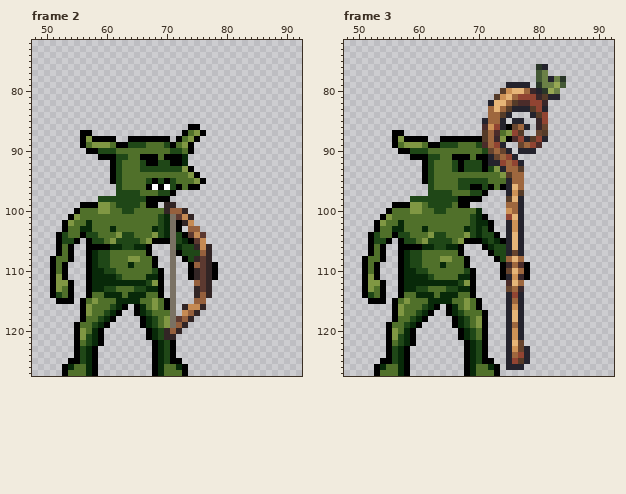
One commit to this pixel-art file: 资源/生物/哥布林/武器/哥布林_武器.aseprite. Above: the version before the commit.
128x128 pixels, 164 frames. Colours within 5 levels of each other are drawn and written as one. Shown: frame 2: x 48..92, y 72..127; frame 3: x 48..92, y 72..127. The commit also changed other frames, which this record leaves out.
New version:
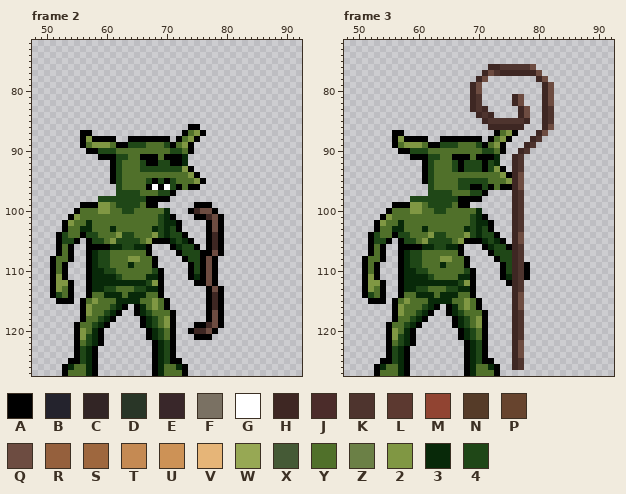
Palette (. is transparent): A #000000  B #24232d  C #322525  D #293627  E #39272a  F #7a7163  G #ffffff  H #3e2723  J #4b2c2a  K #4e342e  L #5c3930  M #914432  N #553b28  P #67442e  Q #6d4c41  R #95603d  S #9e673e  T #c58a53  U #cd9256  V #e6b578  W #97a854  X #455a36  Y #50702a  Z #6b8046  2 #809743  3 #082909  4 #1f4717
What changed:
Changed rows in their new state; - is an unchanged pixel.
Frame 2, layer "Weapon_R_1":
first column x 70:
 99 ..---AAA--
100 3...AHQQA-
101 -A...AAHQA
102 -3-..--AQA
103 -4--..-AQA
104 -4--...AHA
105 -3---..AHA
106 -A---A.AHA
107 -.----AAQA
108 -.---4AQA-
109 -.---4AQ--
110 -.---4AQ--
111 -.---3AQ--
112 -.---AAQA-
113 -.---..AQA
114 -.---..AHA
115 -.---..AHA
116 -.-....AHA
117 -A-...-AQA
118 -A...--AQA
119 -A..-AAHQA
120 YA.-AHHQA-
121 YA---AAA--
Frame 3, layer "Weapon_R_1":
first column x 69:
 76 ---HHKKKKKQ..---
 77 --HQKHHHHHHQ.---
 78 -HQ--------HQ...
 79 HQ----....-.HQ..
 80 HQ---.......HQ.-
 81 HK--...HQ...HQ.-
 82 HK-....HQ...HQ--
 83 HKH.....HQ..HK--
 84 -HKH...-HQ..HK--
 85 --HKKKKKKH-.HK--
 86 --.HHHHHH.-.HQ--
 87 --..A--A.--HQ---
 88 --.AY--...HK.---
 89 --AY2A--.HK.----
 90 ---4YA.-HK.-----
 91 ---A3..HK-------
 92 ---43..HK-------
 93 -----A.HK-------
 94 ------AHQ-------
 95 ------2HQ-------
 96 ------AHQ-------
 97 ------.HK-------
 98 ------.HK-------
 99 ------.HK-------
100 ------.HK-------
101 ------.HK-------
102 ------.HK-------
103 ------.HK-------
104 ------.HQ-------
105 ------.HQ-------
106 ------AHK-------
107 ------4HK-------
108 ------4HK-------
109 ------4HK-------
110 ------4HK-------
111 ------3HK-------
112 ------AHK-------
113 ------.HK-------
114 ------.HQ-------
115 ------.HQ-------
116 ------.HQ-------
117 ------.HK-------
118 ------.HK-------
119 ------.HK-------
120 ------.HK-------
121 ------.HK-------
122 ------.HQ-------
123 ------.HQ.------
124 ------.HQ.------
125 ------.HK.------
126 ------.HK-------
